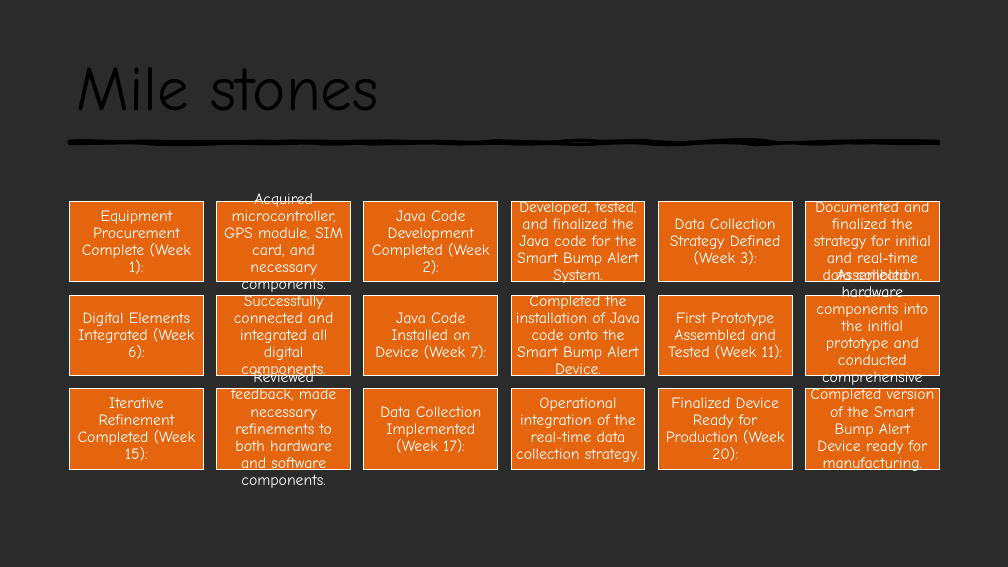
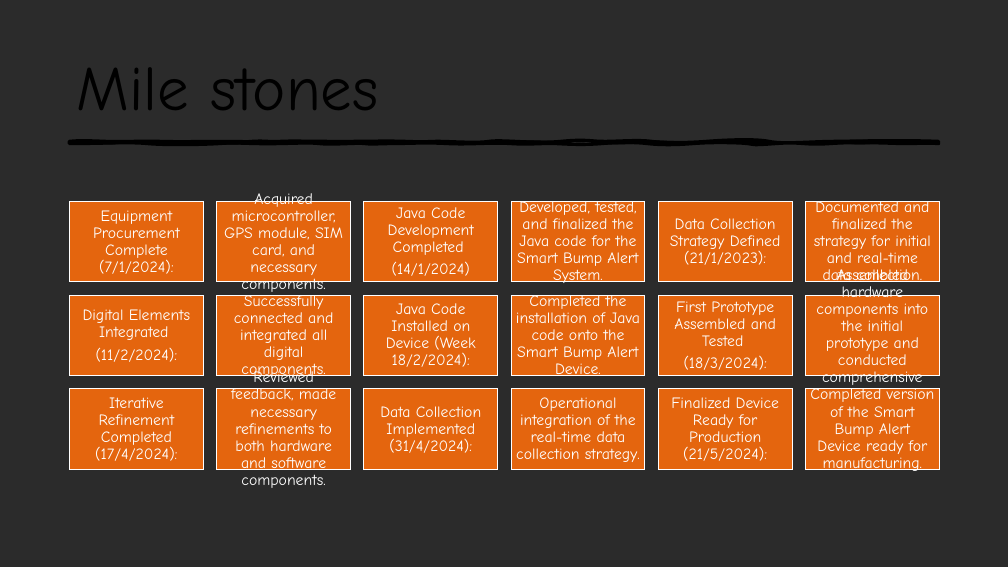
Before and after one commit to MrAbdalrahman/university, a slide deck: slide 4 of project_management/projectManegment.pptx. Drawn at 1008x567 pixels with LibreOffice and Linux fonts; fonts in the diff are those of the drawing; background and template pictures are left out; a plain dark background stands for a picture behind light text. Boxes give left, top, right and bottom in pixels: in the first picture for what was removed or moved away, otherwise in the second. Text is boxed around its words. In the diff, an @@ line names an element or a change of style, - is before the commit and + after.

```diff
--- a/project_management/projectManegment.pptx
+++ b/project_management/projectManegment.pptx
@@ text at [388,207,474,276]: text changed @@
-Java Code Development Completed (Week 2):
+Java Code Development Completed
+(14/1/2024)
@@ text at [93,210,180,274]: text changed @@
-Equipment Procurement Complete (Week 1):
+Equipment Procurement Complete (7/1/2024):
@@ text at [670,218,781,265]: text changed @@
-Data Collection Strategy Defined (Week 3):
+Data Collection Strategy Defined (21/1/2023):
@@ text at [83,309,190,362]: text changed @@
-Digital Elements Integrated (Week 6):
+Digital Elements Integrated
+(11/2/2024):
@@ text at [386,303,475,367]: text changed @@
-Java Code Installed on Device (Week 7):
+Java Code Installed on Device (Week 18/2/2024):
@@ text at [674,301,776,370]: text changed @@
-First Prototype Assembled and Tested (Week 11):
+First Prototype Assembled and Tested
+(18/3/2024):
@@ text at [95,397,177,461]: text changed @@
-Iterative Refinement Completed (Week 15):
+Iterative Refinement Completed (17/4/2024):
@@ text at [380,406,481,453]: text changed @@
-Data Collection Implemented (Week 17):
+Data Collection Implemented (31/4/2024):
@@ text at [671,397,779,461]: text changed @@
-Finalized Device Ready for Production (Week 20):
+Finalized Device Ready for Production (21/5/2024):
```
Also in this commit, not shown: 3 other slides changed, 1 other file.
